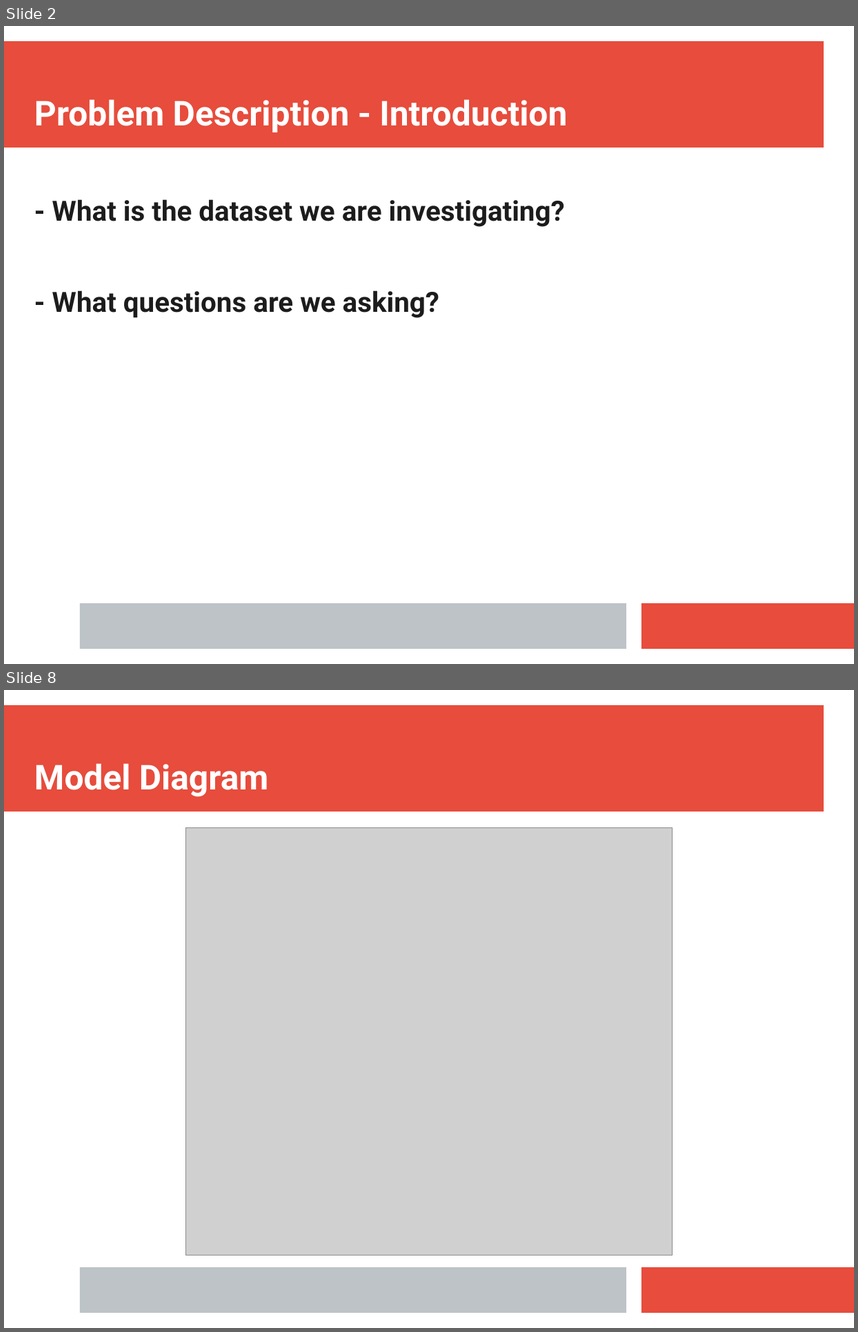
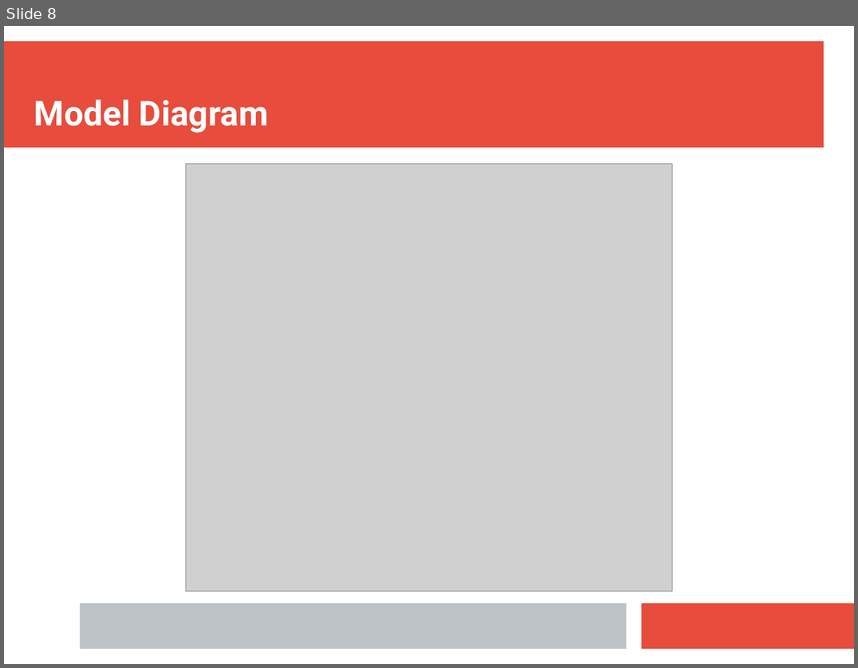
Before and after one commit to tim-kirkbride/BayesianAssignment, a slide deck: Presentation.pptx. Shown one above the other, each under a label of ours: slides 2 and 8 before the commit, slide 8 after it; the slides between them are not shown. The pictures are 858x1332 and 858x668 pixels, drawn with LibreOffice and Linux fonts; fonts in the diff are those of the drawing; grey boxes stand for pictures. Boxes give left, top, right and bottom in pixels: in the first picture for what was removed or moved away, otherwise in the second. Text is boxed around its words. In the diff, an @@ line names an element or a change of style, - is before the commit and + after.

Commit message:
presentation intro and visualisation interpretations

```diff
--- a/Presentation.pptx
+++ b/Presentation.pptx
@@ slide 2 removed at (4,26,854,664), background #FFFFFF; not listed: 3 template elements that a slide beside it also shows @@
@@ text removed at (34,99,567,132) @@
-Problem Description - Introduction
@@ text removed at (52,199,565,318) @@
-- What is the dataset we are investigating?
-- What questions are we asking?
```
Also in this commit, not shown: 2 slides changed, 5 slides added, 4 other slides removed.
